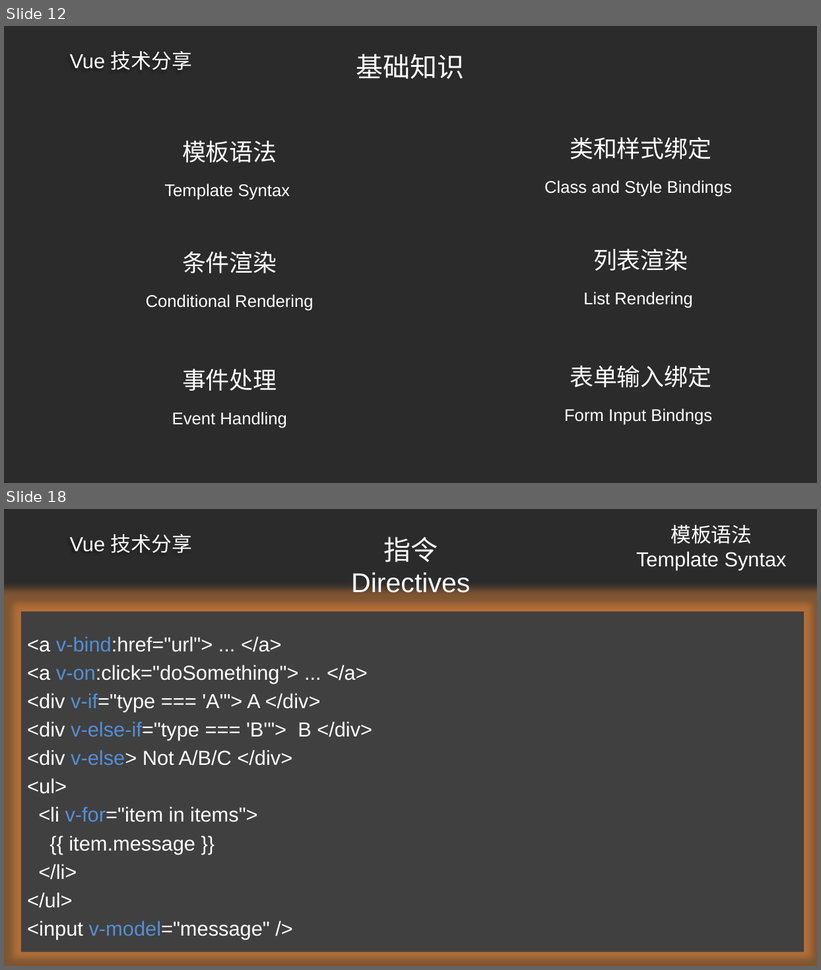
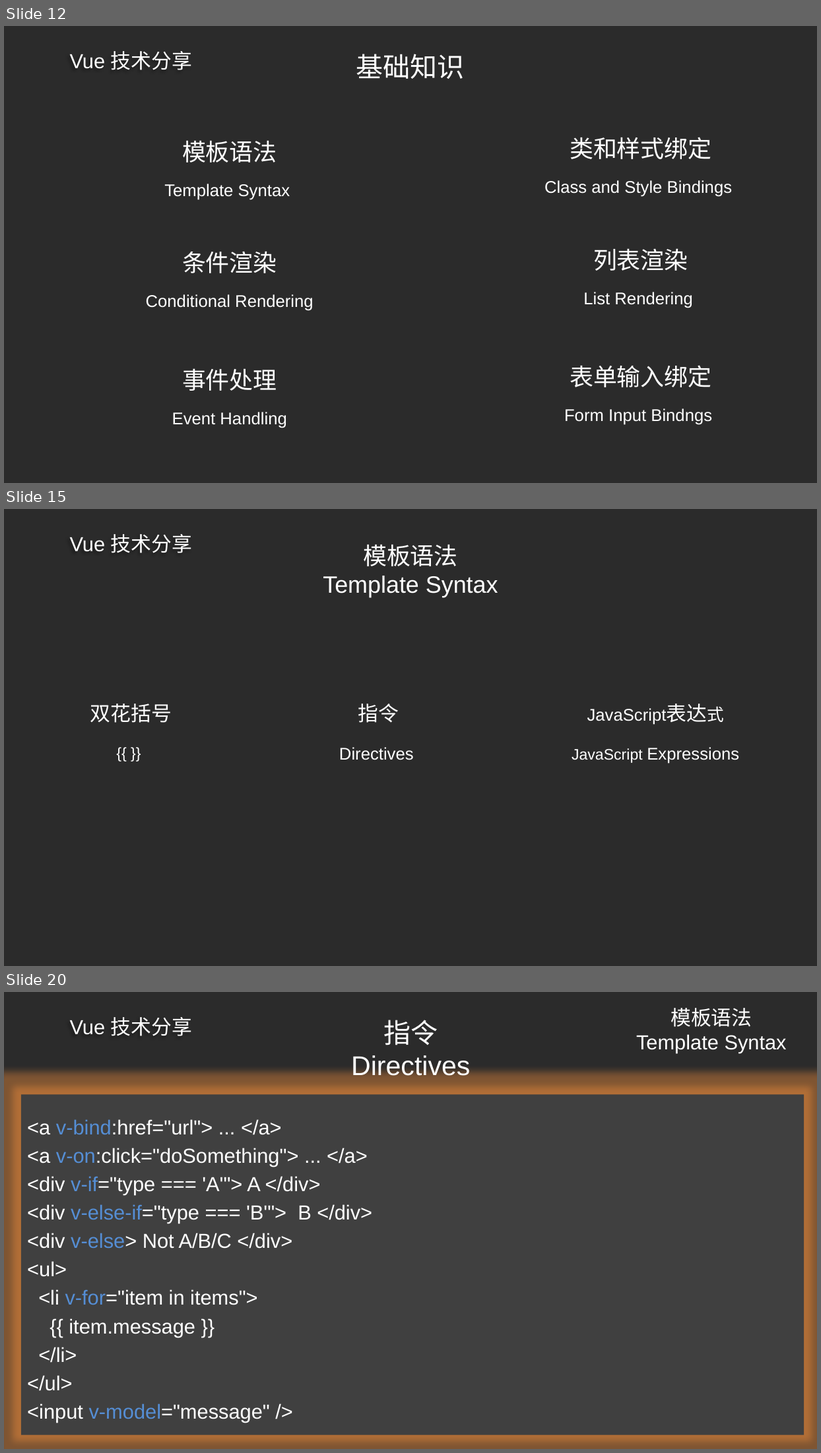
Before and after one commit to ldjdd/traing-library, a slide deck: vue/演示文稿.pptx. Shown one above the other, each under a label of ours: slides 12 and 18 before the commit, slides 12, 15 and 20 after it; the slides between them are not shown. The pictures are 821x970 and 821x1453 pixels, drawn with LibreOffice and Linux fonts; fonts in the diff are those of the drawing; background and template pictures are left out; a plain dark background stands for a picture behind light text. Boxes give left, top, right and bottom in pixels: in the first picture for what was removed or moved away, otherwise in the second. Text is boxed around its words. In the diff, an @@ line names an element or a change of style, - is before the commit and + after.

```diff
--- a/vue/演示文稿.pptx
+++ b/vue/演示文稿.pptx
@@ slide 15 added at (4,509,817,966), background picture (left out); not listed: 1 template element that a slide beside it also shows @@
@@ text added at (323,545,498,597), 28 pt, text #FFFFFF @@
+模板语法
+Template Syntax
@@ text added at (90,704,172,723), 24 pt, text #FFFFFF @@
+双花括号
@@ text added at (358,704,399,723), 24 pt, text #FFFFFF @@
+指令
@@ text added at (548,698,764,729), 20 pt, text #FFFFFF @@
+JavaScript表达式
@@ text added at (24,740,239,764), 18 pt, text #FFFFFF @@
+{{ }}
@@ text added at (339,747,414,760), 20 pt, text #FFFFFF @@
+Directives
@@ text added at (572,747,739,764), 20 pt, text #FFFFFF @@
+JavaScript Expressions
@@ what was slide 18 is now slide 20 @@
```
Also in this commit, not shown: 5 slides changed, 3 other slides added, 1 slide removed.
